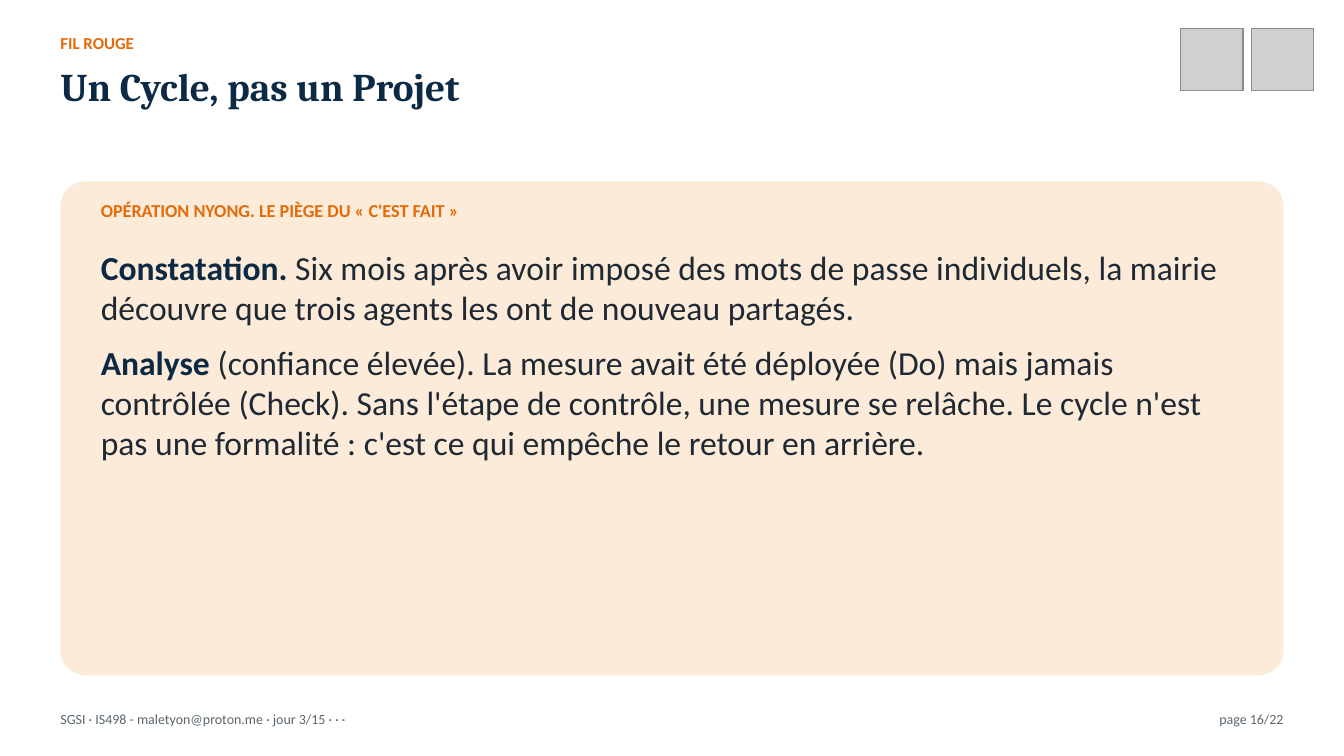
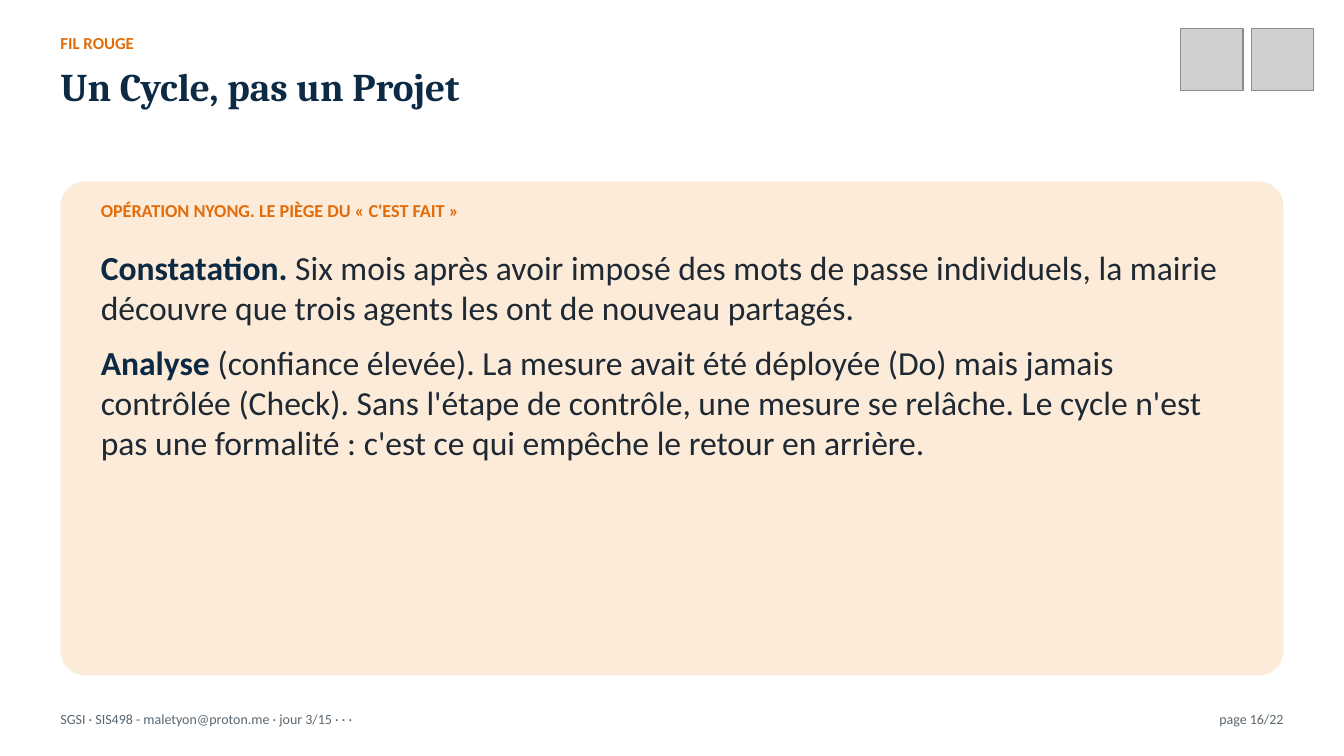
Before and after one commit to MaletYon/cours-sgsi, a slide deck: slide 16 of Présentation/SGSI_J03.pptx. Drawn at 1344x756 pixels with LibreOffice and Linux fonts; fonts in the diff are those of the drawing; grey boxes stand for pictures. Boxes give left, top, right and bottom in pixels: in the first picture for what was removed or moved away, otherwise in the second. Text is boxed around its words. In the diff, an @@ line names an element or a change of style, - is before the commit and + after.

Commit message:
SGSI : code de l'UE harmonisé en SIS498 (livre, présentations, NDAP SUKULU)

```diff
--- a/Présentation/SGSI_J03.pptx
+++ b/Présentation/SGSI_J03.pptx
@@ text at (x1=60, y1=714, x2=332, y2=727): text changed @@
-SGSI · IS498 - maletyon@proton.me · jour 3/15 · · ·
+SGSI · SIS498 - maletyon@proton.me · jour 3/15 · · ·
```
Also in this commit, not shown: 19 other slides changed, 32 other files.
